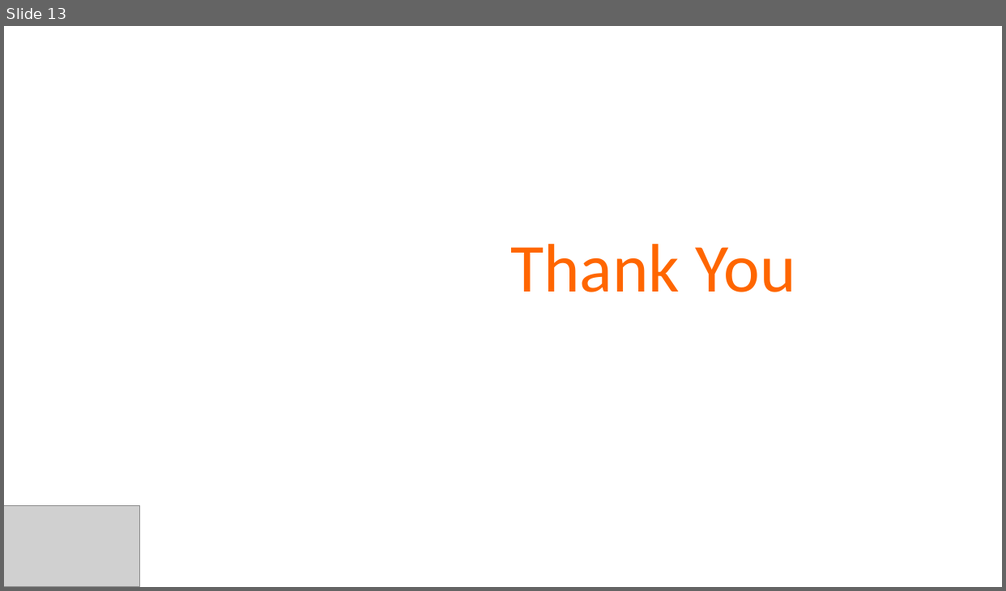
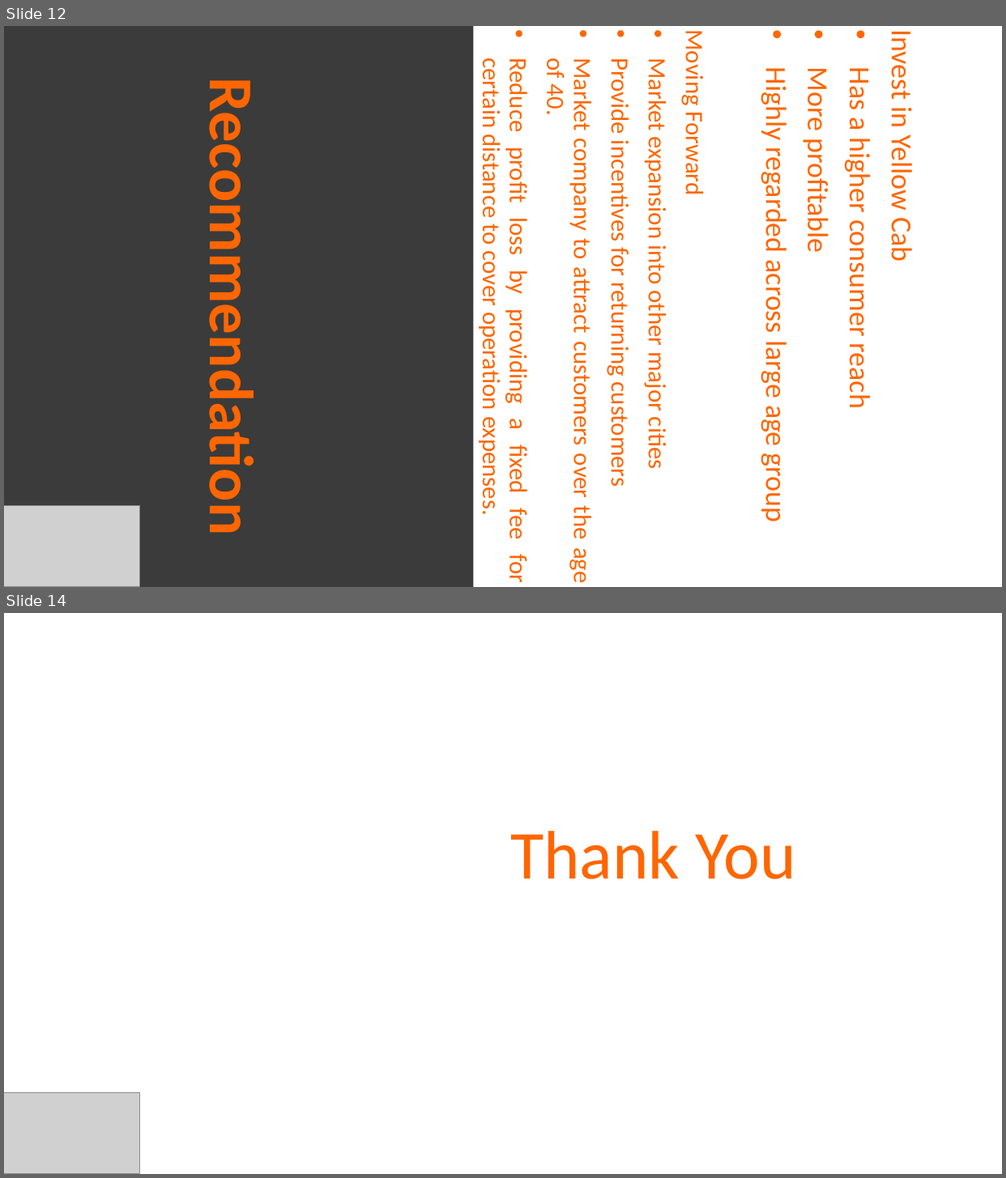
Before and after one commit to anvadev/DataSets, a slide deck: EDA G2M Insight Cab Investment - Presentation.pptx. Shown one above the other, each under a label of ours: slide 13 before the commit, slides 12 and 14 after it; the slides between them are not shown. The pictures are 1006x591 and 1006x1178 pixels, drawn with LibreOffice and Linux fonts; fonts in the diff are those of the drawing; grey boxes stand for pictures. Boxes give left, top, right and bottom in pixels: in the first picture for what was removed or moved away, otherwise in the second. Text is boxed around its words. In the diff, an @@ line names an element or a change of style, - is before the commit and + after.

```diff
--- a/EDA G2M Insight Cab Investment - Presentation.pptx
+++ b/EDA G2M Insight Cab Investment - Presentation.pptx
@@ slide 12 added at (4, 26, 1002, 587), background #FFFFFF @@
@@ title added at (4, 26, 473, 587), fill #3B3B3B, 60 pt, text #FF6600, bold @@
+Recommendation
@@ subtitle added at (476, 37, 919, 582), 24 pt, text #FF6600 @@
+Invest in Yellow Cab
+• Has a higher consumer reach
+• More profitable
+• Highly regarded across large age group
+Moving Forward
+• Market expansion into other major cities
+• Provide incentives for returning customers
+• Market company to attract customers over the age of 40.
+• Reduce profit loss by providing a fixed fee for certain distance to cover operation expenses.
@@ picture added at (4, 506, 139, 587) @@
@@ what was slide 13 is now slide 14 @@
```
Also in this commit, not shown: 1 other slide added, 1 slide removed, 1 other file.
